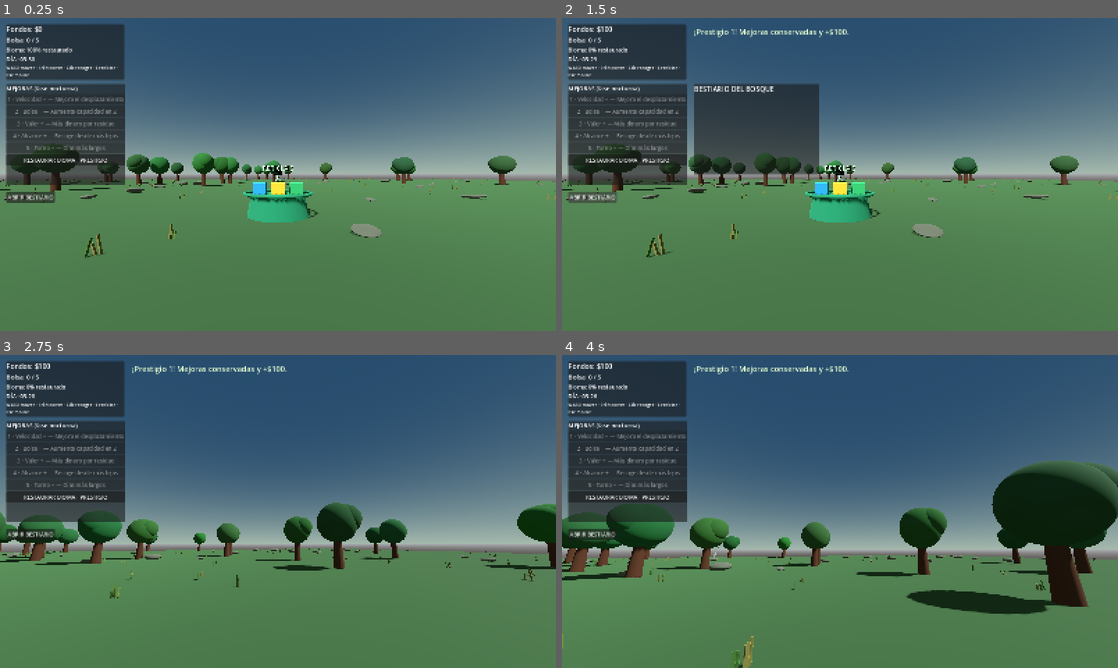
Above: before the commit, frames 1-4 (two rows, left to right).
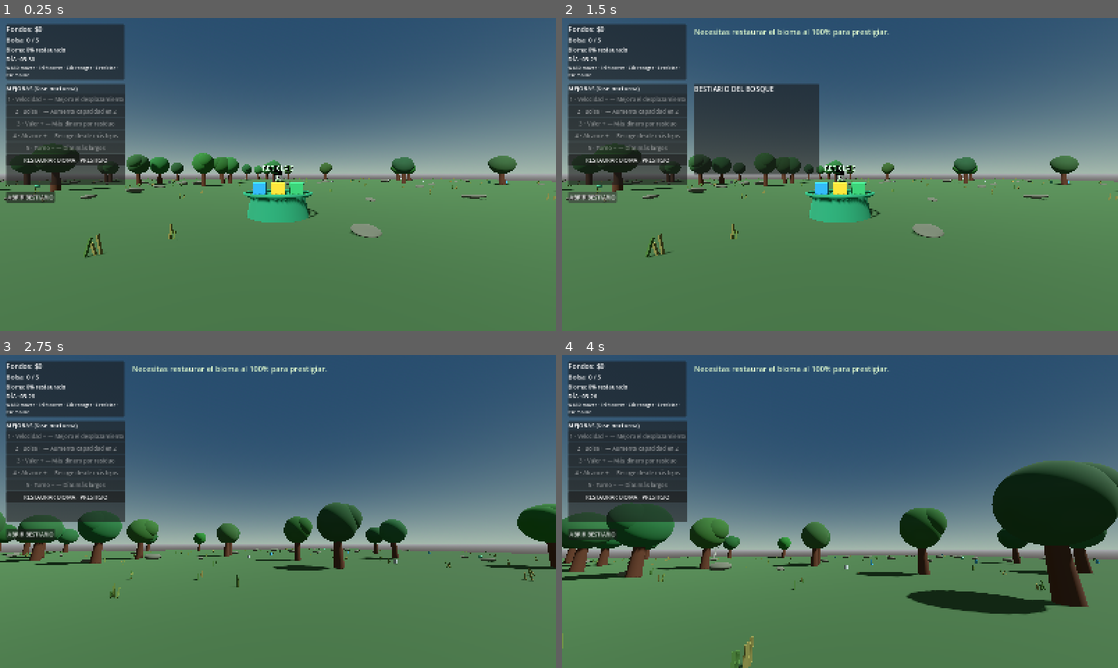
Above: after the commit, the same moments.

Repository: Tomardosama/verdevivo
Game: Godot game, scene res://scenes/main/main.tscn
Same seed, same stepped clock (60 frames per second), same inputs: the game is played once before the commit and once after it.
Inputs (mouse positions are in pixels of both pictures, inside the frame that each line leads up to):
- Up to frame 1 (0.25 s): no input
- Up to frame 2 (1.5 s): click "RESTAURAR BIOMA · PRESTIGIO" at 0.5 s; click "ABRIR BESTIARIO" at 1.25 s
- Up to frame 3 (2.75 s): tap Enter at 2 s; move the mouse to (305, 511) at 2.02 s; hold W (move_forward) from 2.03 s (still down); tap E (deposit) at 2.1 s; click (305, 511) at 2.17 s
- Up to frame 4 (4 s): keep holding W (move_forward); move the mouse to (812, 511) at 2.77 s; tap Shift (sprint) at 2.85 s; move the mouse to (851, 505) at 3.52 s; tap E (deposit) at 3.6 s

The runs differ from the first frame. In frame 1, 0.1% of the frame differs, in the area x 4-92%, y 9-55%; in frame 2, 0.5%; in frame 3, 0.5%; in frame 4, 0.5%, in the area x 6-97%, y 2-70%.
Error before the commit: Invalid assignment of property or key 'trash_type' with value of type 'String' on a base object of type 'Area3D (TrashPickup)'. (res://scripts/main.gd:194)

Commit message:
Add waste category and reward metadata

Diff:
--- a/scripts/garbage.gd
+++ b/scripts/garbage.gd
@@ -2,6 +2,8 @@
 class_name TrashPickup
 
 @export_range(1, 10, 1) var trash_value: int = 1
+@export_range(1, 100, 1) var reward_value: int = 5
+@export var trash_type: String = "Residuo"
 
 func _ready() -> void:
 	add_to_group("garbage")
